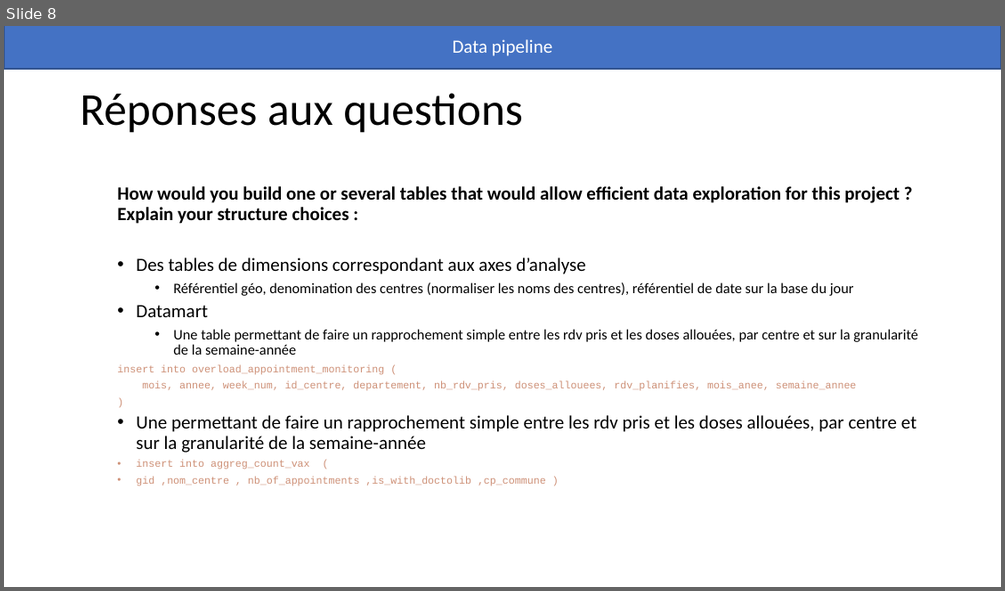
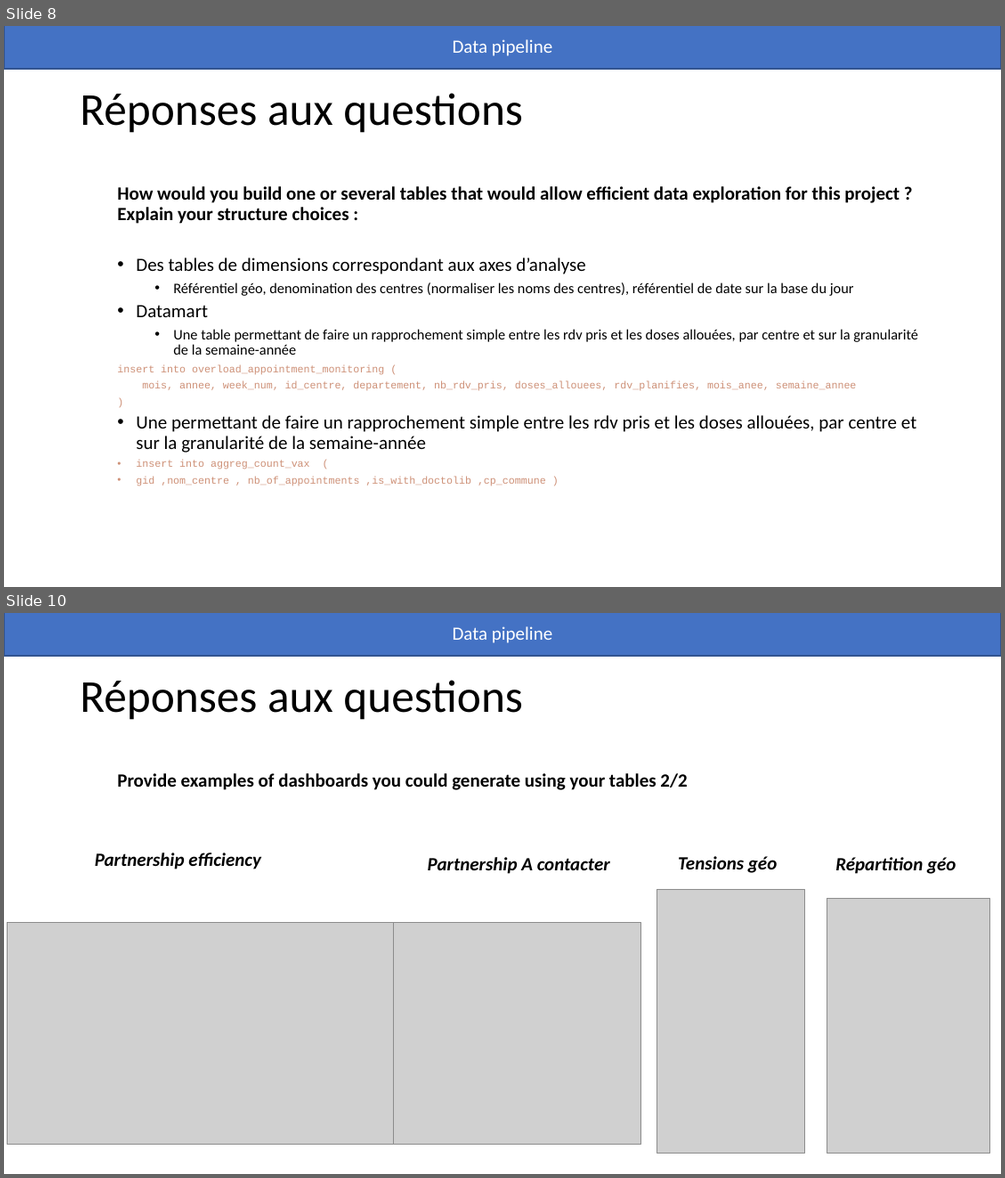
Before and after one commit to antoinersw/data-pipeline, a slide deck: présentation.pptx. Shown one above the other, each under a label of ours: slide 8 before the commit, slides 8 and 10 after it; the slides between them are not shown. The pictures are 1005x591 and 1005x1178 pixels, drawn with LibreOffice and Linux fonts; fonts in the diff are those of the drawing; grey boxes stand for pictures. Boxes give left, top, right and bottom in pixels: in the first picture for what was removed or moved away, otherwise in the second. Text is boxed around its words. In the diff, an @@ line names an element or a change of style, - is before the commit and + after.

```diff
--- a/présentation.pptx
+++ b/présentation.pptx
@@ slide 10 added at box(4, 613, 1001, 1174), background #FFFFFF @@
@@ rectangle added at box(4, 613, 1001, 656), fill #4472C4, outline #325491 1 pt, 18 pt, text #FFFFFF @@
+Data pipeline
@@ title added at box(80, 680, 523, 720), 44 pt, text #000000 @@
+Réponses aux questions
@@ text added at box(117, 773, 687, 790), 18 pt, text #000000, bold @@
+  Provide examples of dashboards you could generate using your tables 2/2
@@ text added at box(95, 852, 261, 869), 18 pt, text #000000, bold, italic @@
+Partnership efficiency
@@ text added at box(428, 857, 610, 874), 18 pt, text #000000, bold, italic @@
+Partnership A contacter
@@ text added at box(678, 856, 777, 873), 18 pt, text #000000, bold, italic @@
+Tensions géo
@@ text added at box(835, 857, 955, 874), 18 pt, text #000000, bold, italic @@
+Répartition géo
@@ picture added at box(657, 889, 805, 1152) @@
@@ picture added at box(827, 898, 990, 1153) @@
@@ picture added at box(7, 923, 397, 1144) @@
@@ picture added at box(394, 923, 641, 1144) @@
```
Also in this commit, not shown: 6 slides changed, 7 other slides added, 2 slides removed, 2 other files.
